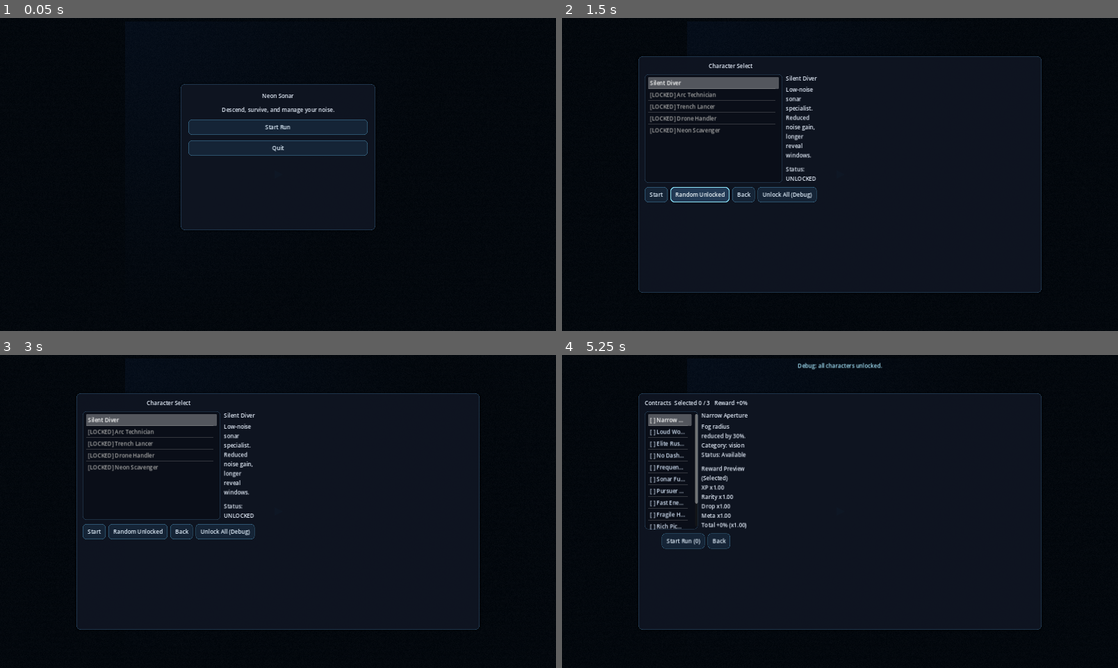
Above: before the commit, frames 1-4 (two rows, left to right).
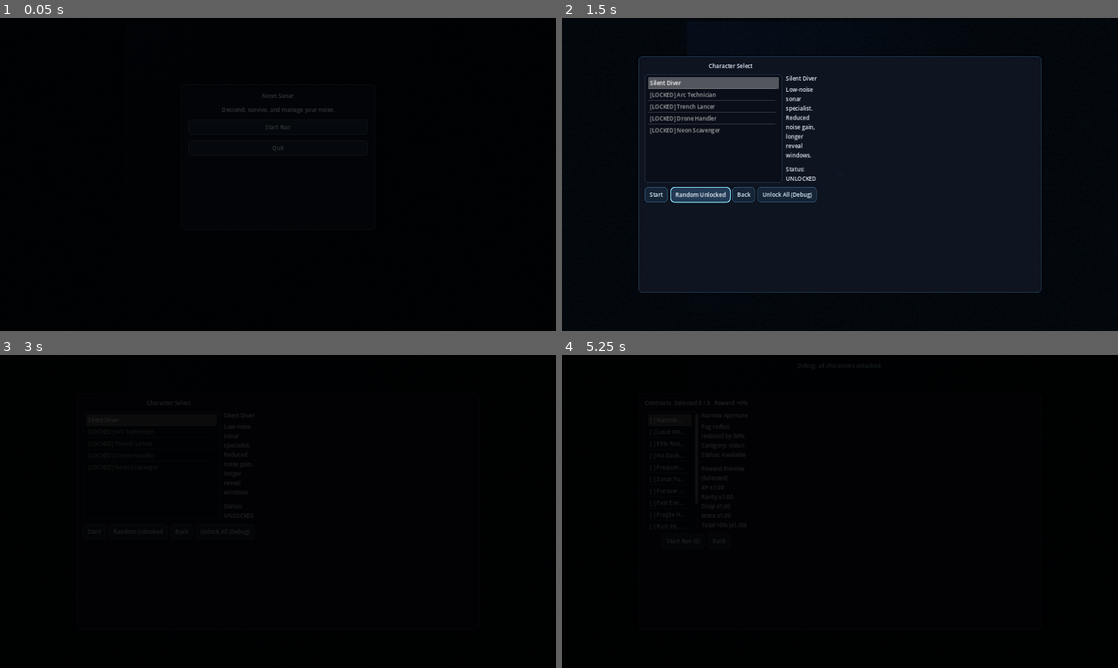
Above: after the commit, the same moments.

Repository: Constantine-S-AN/survival
Game: Godot game, scene res://scenes/game/GameRoot.tscn
Same seed, same stepped clock (60 frames per second), same inputs: the game is played once before the commit and once after it.
Inputs:
- Up to frame 1 (0.05 s): no input
- Up to frame 2 (1.5 s): click "Start Run" at 0.5 s; click "Random Unlocked" at 1.25 s
- Up to frame 3 (3 s): click "Back" at 2 s; click "Start Run" at 2.75 s
- Up to frame 4 (5.25 s): click "Unlock All (Debug)" at 3.5 s; click "Start" at 4.25 s; click "Start Run" at 5 s

The runs differ from the first frame. In frame 1, 16% of the frame differs, in the area x 32-68%, y 21-68%; in frame 2, 0.2%; in frame 3, 48%; in frame 4, 53%, in the area x 13-87%, y 1-88%.

Commit message:
feat(ui): add scene transitions and motion baseline (t2)

Diff:
--- a/project.godot
+++ b/project.godot
@@ -15,6 +15,7 @@
 icon="res://assets/textures/icon.svg"
 
 [autoload]
+SceneTransition="*res://scenes/ui/SceneTransition.tscn"
 DataRegistry="*res://scripts/core/data_registry.gd"
 FeedbackBus="*res://scripts/core/feedback_bus.gd"
 TelegraphBus="*res://scripts/core/telegraph_bus.gd"
--- a/scenes/ui/CharacterSelect.tscn
+++ b/scenes/ui/CharacterSelect.tscn
@@ -1,7 +1,8 @@
-[gd_scene load_steps=3 format=3]
+[gd_scene load_steps=4 format=3]
 
 [ext_resource type="Script" path="res://scripts/ui/character_select_panel.gd" id="1"]
 [ext_resource type="Theme" path="res://ui/theme/NeonTheme.tres" id="2"]
+[ext_resource type="Script" path="res://scripts/ui/components/neon_button.gd" id="3"]
 
 [node name="CharacterSelect" type="Panel"]
 visible = false
@@ -88,15 +89,19 @@
 layout_mode = 2
 text = "Start"
 theme_type_variation = &"PrimaryButton"
+script = ExtResource("3")
 
 [node name="RandomButton" type="Button" parent="Margin/VBox/Footer"]
 layout_mode = 2
 text = "Random Unlocked"
+script = ExtResource("3")
 
 [node name="BackButton" type="Button" parent="Margin/VBox/Footer"]
 layout_mode = 2
 text = "Back"
+script = ExtResource("3")
 
 [node name="UnlockAllButton" type="Button" parent="Margin/VBox/Footer"]
 layout_mode = 2
 text = "Unlock All (Debug)"
+script = ExtResource("3")
--- a/scenes/ui/ContractSelect.tscn
+++ b/scenes/ui/ContractSelect.tscn
@@ -1,7 +1,8 @@
-[gd_scene load_steps=3 format=3]
+[gd_scene load_steps=4 format=3]
 
 [ext_resource type="Script" path="res://scripts/ui/contract_select_panel.gd" id="1"]
 [ext_resource type="Theme" path="res://ui/theme/NeonTheme.tres" id="2"]
+[ext_resource type="Script" path="res://scripts/ui/components/neon_button.gd" id="3"]
 
 [node name="ContractSelect" type="Panel"]
 visible = false
@@ -94,7 +95,9 @@
 layout_mode = 2
 text = "Start Run"
 theme_type_variation = &"PrimaryButton"
+script = ExtResource("3")
 
 [node name="BackButton" type="Button" parent="Margin/VBox/Footer"]
 layout_mode = 2
 text = "Back"
+script = ExtResource("3")
--- a/scenes/ui/MapSelect.tscn
+++ b/scenes/ui/MapSelect.tscn
@@ -1,7 +1,8 @@
-[gd_scene load_steps=3 format=3]
+[gd_scene load_steps=4 format=3]
 
 [ext_resource type="Script" path="res://scripts/ui/map_select_panel.gd" id="1"]
 [ext_resource type="Theme" path="res://ui/theme/NeonTheme.tres" id="2"]
+[ext_resource type="Script" path="res://scripts/ui/components/neon_button.gd" id="3"]
 
 [node name="MapSelect" type="Panel"]
 visible = false
@@ -93,7 +94,9 @@
 layout_mode = 2
 text = "Start Run"
 theme_type_variation = &"PrimaryButton"
+script = ExtResource("3")
 
 [node name="BackButton" type="Button" parent="Margin/VBox/Footer"]
 layout_mode = 2
 text = "Back"
+script = ExtResource("3")
--- /dev/null
+++ b/scenes/ui/SceneTransition.tscn
@@ -0,0 +1,30 @@
+[gd_scene load_steps=2 format=3]
+
+[ext_resource type="Script" path="res://scripts/ui/scene_transition.gd" id="1"]
+
+[node name="SceneTransition" type="CanvasLayer"]
+process_mode = 3
+layer = 120
+script = ExtResource("1")
+
+[node name="InputBlocker" type="Control" parent="."]
+visible = false
+layout_mode = 3
+anchors_preset = 15
+anchor_right = 1.0
+anchor_bottom = 1.0
+grow_horizontal = 2
+grow_vertical = 2
+focus_mode = 2
+mouse_filter = 1
+
+[node name="FadeRect" type="ColorRect" parent="."]
+visible = false
+layout_mode = 3
+anchors_preset = 15
+anchor_right = 1.0
+anchor_bottom = 1.0
+grow_horizontal = 2
+grow_vertical = 2
+mouse_filter = 2
+color = Color(0, 0, 0, 1)
--- a/scenes/ui/UI.tscn
+++ b/scenes/ui/UI.tscn
@@ -1,7 +1,8 @@
-[gd_scene load_steps=3 format=3]
+[gd_scene load_steps=4 format=3]
 
 [ext_resource type="Script" path="res://scripts/ui/ui_layer.gd" id="1"]
 [ext_resource type="Theme" path="res://ui/theme/NeonTheme.tres" id="2"]
+[ext_resource type="Script" path="res://scripts/ui/components/neon_button.gd" id="3"]
 
 [node name="UI" type="CanvasLayer"]
 script = ExtResource("1")
@@ -91,6 +92,7 @@
 autowrap_mode = 3
 text = "Option 1"
 theme_type_variation = &"PrimaryButton"
+script = ExtResource("3")
 
 [node name="UpgradeBtn2" type="Button" parent="Root/LevelUpPanel/PanelMargin/VBox/Choices"]
 layout_mode = 2
@@ -99,6 +101,7 @@
 autowrap_mode = 3
 text = "Option 2"
 theme_type_variation = &"PrimaryButton"
+script = ExtResource("3")
 
 [node name="UpgradeBtn3" type="Button" parent="Root/LevelUpPanel/PanelMargin/VBox/Choices"]
 layout_mode = 2
@@ -107,6 +110,7 @@
 autowrap_mode = 3
 text = "Option 3"
 theme_type_variation = &"PrimaryButton"
+script = ExtResource("3")
 
 [node name="GameOverPanel" type="Panel" parent="Root"]
 visible = false
@@ -142,3 +146,4 @@
 text = "Retry"
 size_flags_horizontal = 4
 theme_type_variation = &"PrimaryButton"
+script = ExtResource("3")
--- a/scripts/game/game_root.gd
+++ b/scripts/game/game_root.gd
@@ -110,6 +110,8 @@
 	)
 
 	_set_state(STATE_MENU)
+	if _can_use_scene_transition() and SceneTransition.has_method("fade_in"):
+		SceneTransition.fade_in(0.16)
 	_refresh_hud()
 
 
@@ -321,6 +323,8 @@
 	if not unlocked_names.is_empty():
 		ui.show_unlock_toast(unlocked_names)
 		ui.refresh_character_unlocks(ProfileStore.get_unlocked_characters())
+	if _can_use_scene_transition() and SceneTransition.has_method("play_pulse"):
+		SceneTransition.play_pulse(0.18)
 	_set_state(STATE_GAME_OVER)
 	ui.show_game_over({
 		"time": elapsed_time,
@@ -334,6 +338,10 @@
 func _on_retry_requested() -> void:
 	get_tree().set_deferred("paused", false)
 	Engine.time_scale = 1.0
+	var main_scene_path := String(ProjectSettings.get_setting("application/run/main_scene", "res://scenes/game/GameRoot.tscn"))
+	if _can_use_scene_transition() and SceneTransition.has_method("transition_to"):
+		SceneTransition.transition_to(main_scene_path, 0.2)
+		return
 	get_tree().reload_current_scene()
 
 
@@ -349,7 +357,7 @@
 		selected_contract_ids,
 		DataRegistry.get_contract_max_select()
 	)
-	_set_state(STATE_CHARACTER_SELECT)
+	_transition_to_state(STATE_CHARACTER_SELECT, 0.14)
 
 
 func _on_start_run_requested(character_id: String) -> void:
@@ -362,11 +370,11 @@
 	selected_character_id = chosen_id
 	ProfileStore.set_selected_character_id(selected_character_id)
 	ui.configure_map_select(DataRegistry.get_maps(), selected_map_id)
-	_set_state(STATE_MAP_SELECT)
+	_transition_to_state(STATE_MAP_SELECT, 0.14)
 
 
 func _on_character_select_back_requested() -> void:
-	_set_state(STATE_MENU)
+	_transition_to_state(STATE_MENU, 0.12)
 
 
 func _on_map_select_start_requested(map_id: String) -> void:
@@ -376,11 +384,11 @@
 		selected_contract_ids,
 		DataRegistry.get_contract_max_select()
 	)
-	_set_state(STATE_CONTRACT_SELECT)
+	_transition_to_state(STATE_CONTRACT_SELECT, 0.14)
 
 
 func _on_map_select_back_requested() -> void:
-	_set_state(STATE_CHARACTER_SELECT)
+	_transition_to_state(STATE_CHARACTER_SELECT, 0.12)
 
 
 func _on_contract_select_start_requested(contract_ids: Array[String]) -> void:
@@ -388,7 +396,7 @@
 
 
 func _on_contract_select_back_requested() -> void:
-	_set_state(STATE_MAP_SELECT)
+	_transition_to_state(STATE_MAP_SELECT, 0.12)
 
 
 func _on_unlock_all_debug_requested() -> void:
@@ -435,7 +443,7 @@
 	_sync_runtime_fog_overlay(true)
 	fixed_noise_value = world.player.noise
 	Engine.time_scale = 1.0
-	_set_state(STATE_PLAYING)
+	_transition_to_state(STATE_PLAYING, 0.16)
 	_refresh_hud()
 
 
@@ -487,6 +495,22 @@
 	else:
 		get_tree().set_deferred("paused", true)
 	ui.on_game_state_changed(run_state)
+
+
+func _transition_to_state(next_state: String, duration: float = 0.14) -> void:
+	if not _can_use_scene_transition():
+		_set_state(next_state)
+		return
+	if not SceneTransition.has_method("transition_call"):
+		_set_state(next_state)
+		return
+	SceneTransition.transition_call(Callable(self, "_set_state").bind(next_state), duration)
+
+
+func _can_use_scene_transition() -> bool:
+	if DisplayServer.get_name() == "headless":
+		return false
+	return SceneTransition != null
 
 
 func _refresh_hud() -> void:
--- a/scripts/ui/components/neon_button.gd
+++ b/scripts/ui/components/neon_button.gd
@@ -1,44 +1,53 @@
 extends Button
 class_name NeonButton
 
+const UIMotion := preload("res://scripts/ui/ui_motion.gd")
+
 @export var use_primary_style: bool = true
-@export var hover_scale: Vector2 = Vector2(1.015, 1.015)
-
-var _base_scale: Vector2 = Vector2.ONE
+@export var enable_motion: bool = true
+@export var hover_scale: float = 1.02
+@export var hover_duration: float = 0.08
+@export var press_duration: float = 0.10
 
 
 func _ready() -> void:
 	if use_primary_style:
 		theme_type_variation = &"PrimaryButton"
-	_base_scale = scale
 	focus_mode = Control.FOCUS_ALL
 	mouse_default_cursor_shape = Control.CURSOR_POINTING_HAND
 	mouse_entered.connect(_on_hover_entered)
 	mouse_exited.connect(_on_hover_exited)
-	focus_entered.connect(_on_hover_entered)
+	focus_entered.connect(_on_focus_entered)
 	focus_exited.connect(_on_hover_exited)
 	button_down.connect(_on_button_down)
 	button_up.connect(_on_hover_entered)
 
 
 func _on_hover_entered() -> void:
-	if disabled:
+	if disabled or not enable_motion:
 		return
-	_create_scale_tween(hover_scale, 0.09)
+	UIMotion.hover_scale(self, hover_scale, hover_duration)
 
 
 func _on_hover_exited() -> void:
-	_create_scale_tween(_base_scale, 0.12)
+	if not enable_motion:
+		return
+	UIMotion.hover_scale(self, 1.0, hover_duration)
 
 
 func _on_button_down() -> void:
-	if disabled:
+	if disabled or not enable_motion:
 		return
-	_create_scale_tween(Vector2(0.99, 0.99), 0.06)
+	UIMotion.press_bounce(self, press_duration)
 
 
-func _create_scale_tween(target: Vector2, duration: float) -> void:
-	var tween := create_tween()
-	tween.set_trans(Tween.TRANS_QUAD)
-	tween.set_ease(Tween.EASE_OUT)
-	tween.tween_property(self, "scale", target, duration)
+func _on_focus_entered() -> void:
+	if not enable_motion:
+		return
+	UIMotion.focus_ring(self)
+
+
+func set_motion_enabled(enabled: bool) -> void:
+	enable_motion = enabled
+	if not enable_motion:
+		scale = Vector2.ONE
--- /dev/null
+++ b/scripts/ui/scene_transition.gd
@@ -0,0 +1,204 @@
+extends CanvasLayer
+class_name SceneTransitionController
+
+signal transition_started(operation: String)
+signal transition_finished(operation: String)
+
+const OP_FADE_IN := "fade_in"
+const OP_FADE_OUT := "fade_out"
+const OP_TRANSITION_TO := "transition_to"
+const OP_TRANSITION_CALL := "transition_call"
+const OP_PULSE := "pulse"
+
+@onready var input_blocker: Control = $InputBlocker
+@onready var fade_rect: ColorRect = $FadeRect
+
+var _operation_queue: Array[Dictionary] = []
+var _processing: bool = false
+var _input_blocked: bool = false
+var _headless_runtime: bool = false
+
+
+func _ready() -> void:
+	process_mode = Node.PROCESS_MODE_ALWAYS
+	_headless_runtime = DisplayServer.get_name() == "headless"
+	input_blocker.visible = false
+	input_blocker.mouse_filter = Control.MOUSE_FILTER_STOP
+	input_blocker.focus_mode = Control.FOCUS_ALL
+	fade_rect.visible = false
+	fade_rect.mouse_filter = Control.MOUSE_FILTER_IGNORE
+	fade_rect.modulate.a = 0.0
+	set_process_input(true)
+	set_process_unhandled_input(true)
+
+
+func fade_in(duration: float = 0.2) -> void:
+	_enqueue_operation({
+		"operation": OP_FADE_IN,
+		"duration": maxf(0.0, duration),
+		"block_input": true
+	})
+
+
+func fade_out(duration: float = 0.2) -> void:
+	_enqueue_operation({
+		"operation": OP_FADE_OUT,
+		"duration": maxf(0.0, duration),
+		"block_input": true
+	})
+
+
+func transition_to(scene_path: String, duration: float = 0.2) -> void:
+	_enqueue_operation({
+		"operation": OP_TRANSITION_TO,
+		"scene_path": scene_path.strip_edges(),
+		"duration": maxf(0.0, duration),
+		"block_input": true
+	})
+
+
+func transition_call(action: Callable, duration: float = 0.2) -> void:
+	if not action.is_valid():
+		push_error("SceneTransition.transition_call received an invalid Callable.")
+		return
+	_enqueue_operation({
+		"operation": OP_TRANSITION_CALL,
+		"action": action,
+		"duration": maxf(0.0, duration),
+		"block_input": true
+	})
+
+
+func play_pulse(duration: float = 0.14) -> void:
+	_enqueue_operation({
+		"operation": OP_PULSE,
+		"duration": maxf(0.01, duration),
+		"block_input": false
+	})
+
+
+func is_transitioning() -> bool:
+	return _processing or not _operation_queue.is_empty()
+
+
+func _input(_event: InputEvent) -> void:
+	if _input_blocked:
+		get_viewport().set_input_as_handled()
+
+
+func _unhandled_input(_event: InputEvent) -> void:
+	if _input_blocked:
+		get_viewport().set_input_as_handled()
+
+
+func _enqueue_operation(operation: Dictionary) -> void:
+	_operation_queue.append(operation)
+	if _processing:
+		return
+	_processing = true
+	call_deferred("_drain_queue")
+
+
+func _drain_queue() -> void:
+	while not _operation_queue.is_empty():
+		var operation: Dictionary = _operation_queue.pop_front()
+		await _run_operation(operation)
+	_processing = false
+	_set_input_blocked(false)
+
+
+func _run_operation(operation: Dictionary) -> void:
+	var operation_type := String(operation.get("operation", "")).strip_edges()
+	var duration := maxf(0.0, float(operation.get("duration", 0.2)))
+	var block_input := bool(operation.get("block_input", true))
+	_set_input_blocked(block_input)
+	transition_started.emit(operation_type)
+
+	match operation_type:
+		OP_FADE_IN:
+			await _run_fade(1.0, 0.0, duration)
+		OP_FADE_OUT:
+			await _run_fade(0.0, 1.0, duration)
+		OP_TRANSITION_TO:
+			await _run_transition_to(String(operation.get("scene_path", "")), duration)
+		OP_TRANSITION_CALL:
+			var callable_variant: Variant = operation.get("action", Callable())
+			if callable_variant is Callable:
+				await _run_transition_call(callable_variant, duration)
+			else:
+				push_error("SceneTransition queue received invalid action payload.")
+		OP_PULSE:
+			await _run_pulse(duration)
+		_:
+			push_warning("SceneTransition ignored unknown operation: %s" % operation_type)
+
+	transition_finished.emit(operation_type)
+	if _operation_queue.is_empty():
+		_set_input_blocked(false)
+
+
+func _run_transition_to(scene_path: String, duration: float) -> void:
+	await _run_fade(0.0, 1.0, duration)
+	if not _is_valid_scene_path(scene_path):
+		push_error("SceneTransition.transition_to invalid path: %s" % scene_path)
+		await _run_fade(1.0, 0.0, duration)
+		return
+	var error := get_tree().change_scene_to_file(scene_path)
+	if error != OK:
+		push_error("SceneTransition.transition_to failed (%d): %s" % [error, scene_path])
+		await _run_fade(1.0, 0.0, duration)
+		return
+	await get_tree().process_frame
+	await _run_fade(1.0, 0.0, duration)
+
+
+func _run_transition_call(action: Callable, duration: float) -> void:
+	await _run_fade(0.0, 1.0, duration)
+	action.call()
+	await get_tree().process_frame
+	await _run_fade(1.0, 0.0, duration)
+
+
+func _run_pulse(duration: float) -> void:
+	var baseline_alpha := fade_rect.modulate.a
+	var peak_alpha := clampf(maxf(baseline_alpha, 0.22), 0.0, 0.4)
+	fade_rect.visible = true
+	if _headless_runtime or duration <= 0.0:
+		fade_rect.modulate.a = baseline_alpha
+		fade_rect.visible = baseline_alpha > 0.001
+		return
+	var tween := create_tween()
+	tween.set_trans(Tween.TRANS_SINE)
+	tween.set_ease(Tween.EASE_OUT)
+	tween.tween_property(fade_rect, "modulate:a", peak_alpha, duration * 0.4)
+	tween.tween_property(fade_rect, "modulate:a", baseline_alpha, duration * 0.6)
+	await tween.finished
+	fade_rect.visible = fade_rect.modulate.a > 0.001
+
+
+func _run_fade(from_alpha: float, to_alpha: float, duration: float) -> void:
+	fade_rect.visible = true
+	fade_rect.modulate.a = clampf(from_alpha, 0.0, 1.0)
+	if _headless_runtime or duration <= 0.0:
+		fade_rect.modulate.a = clampf(to_alpha, 0.0, 1.0)
+		fade_rect.visible = fade_rect.modulate.a > 0.001
+		return
+	var tween := create_tween()
+	tween.set_trans(Tween.TRANS_SINE)
+	tween.set_ease(Tween.EASE_IN_OUT)
+	tween.tween_property(fade_rect, "modulate:a", clampf(to_alpha, 0.0, 1.0), duration)
+	await tween.finished
+	fade_rect.visible = fade_rect.modulate.a > 0.001
+
+
+func _set_input_blocked(blocked: bool) -> void:
+	_input_blocked = blocked
+	input_blocker.visible = blocked
+	if blocked:
+		input_blocker.grab_focus()
+
+
+func _is_valid_scene_path(scene_path: String) -> bool:
+	if scene_path.is_empty():
+		return false
+	return ResourceLoader.exists(scene_path, "PackedScene")
--- a/scripts/ui/ui_layer.gd
+++ b/scripts/ui/ui_layer.gd
@@ -14,6 +14,7 @@
 
 const FOG_SHADER := preload("res://assets/shaders/fog_scan_noise.gdshader")
 const NEON_THEME := preload("res://ui/theme/NeonTheme.tres")
+const NEON_BUTTON_SCRIPT := preload("res://scripts/ui/components/neon_button.gd")
 const CHARACTER_SELECT_SCENE := preload("res://scenes/ui/CharacterSelect.tscn")
 const MAP_SELECT_SCENE := preload("res://scenes/ui/MapSelect.tscn")
 const CONTRACT_SELECT_SCENE := preload("res://scenes/ui/ContractSelect.tscn")
@@ -349,19 +350,17 @@
 	subtitle.theme_type_variation = &"BodyMutedLabel"
 	menu_vbox.add_child(subtitle)
 
-	menu_start_button = Button.new()
+	menu_start_button = NEON_BUTTON_SCRIPT.new()
 	menu_start_button.text = "Start Run"
-	menu_start_button.theme_type_variation = &"PrimaryButton"
+	menu_start_button.set("use_primary_style", true)
 	menu_start_button.pressed.connect(func() -> void:
 		main_menu_start_requested.emit()
-		main_menu_panel.visible = false
-		if character_select_panel != null:
-			character_select_panel.visible = true
 	)
 	menu_vbox.add_child(menu_start_button)
 
-	menu_quit_button = Button.new()
+	menu_quit_button = NEON_BUTTON_SCRIPT.new()
 	menu_quit_button.text = "Quit"
+	menu_quit_button.set("use_primary_style", false)
 	menu_quit_button.pressed.connect(func() -> void:
 		get_tree().quit()
 	)
--- /dev/null
+++ b/scripts/ui/ui_motion.gd
@@ -0,0 +1,82 @@
+extends RefCounted
+class_name UIMotion
+
+static var _motion_enabled: bool = true
+
+
+static func set_motion_enabled(enabled: bool) -> void:
+	# TODO(settings): bind this to a future reduce_motion toggle in Settings.
+	_motion_enabled = enabled
+
+
+static func is_motion_enabled() -> bool:
+	return _motion_enabled
+
+
+static func hover_scale(control: Control, scale: float = 1.02, duration: float = 0.08) -> void:
+	if control == null:
+		return
+	var base_scale := _get_base_scale(control)
+	if not _motion_enabled:
+		control.scale = base_scale
+		return
+	_kill_tween(control, "ui_motion_hover_tween")
+	var target := base_scale * scale
+	var tween := control.create_tween()
+	tween.set_trans(Tween.TRANS_QUAD)
+	tween.set_ease(Tween.EASE_OUT)
+	tween.tween_property(control, "scale", target, maxf(0.01, duration))
+	control.set_meta("ui_motion_hover_tween", tween)
+
+
+static func press_bounce(control: Control, duration: float = 0.10) -> void:
+	if control == null:
+		return
+	var base_scale := _get_base_scale(control)
+	if not _motion_enabled:
+		control.scale = base_scale
+		return
+	_kill_tween(control, "ui_motion_press_tween")
+	var down_duration := maxf(0.01, duration * 0.45)
+	var up_duration := maxf(0.01, duration * 0.55)
+	var tween := control.create_tween()
+	tween.set_trans(Tween.TRANS_QUAD)
+	tween.set_ease(Tween.EASE_OUT)
+	tween.tween_property(control, "scale", base_scale * 0.97, down_duration)
+	tween.tween_property(control, "scale", base_scale, up_duration)
+	control.set_meta("ui_motion_press_tween", tween)
+
+
+static func focus_ring(control: Control) -> void:
+	if control == null:
+		return
+	if not _motion_enabled:
+		control.self_modulate = Color(1.0, 1.0, 1.0, 1.0)
+		return
+	_kill_tween(control, "ui_motion_focus_tween")
+	var tween := control.create_tween()
+	tween.set_trans(Tween.TRANS_SINE)
+	tween.set_ease(Tween.EASE_OUT)
+	tween.tween_property(control, "self_modulate", Color(1.05, 1.08, 1.12, 1.0), 0.07)
+	tween.tween_property(control, "self_modulate", Color(1.0, 1.0, 1.0, 1.0), 0.15)
+	control.set_meta("ui_motion_focus_tween", tween)
+
+
+static func _get_base_scale(control: Control) -> Vector2:
+	if control.has_meta("ui_motion_base_scale"):
+		var stored: Variant = control.get_meta("ui_motion_base_scale")
+		if stored is Vector2:
+			return stored
+	control.set_meta("ui_motion_base_scale", control.scale)
+	return control.scale
+
+
+static func _kill_tween(control: Control, key: String) -> void:
+	if not control.has_meta(key):
+		return
+	var tween_variant: Variant = control.get_meta(key)
+	if tween_variant is Tween:
+		var tween: Tween = tween_variant
+		if is_instance_valid(tween):
+			tween.kill()
+	control.remove_meta(key)
Not shown, changed: docs/UI_STYLE_GUIDE.md
